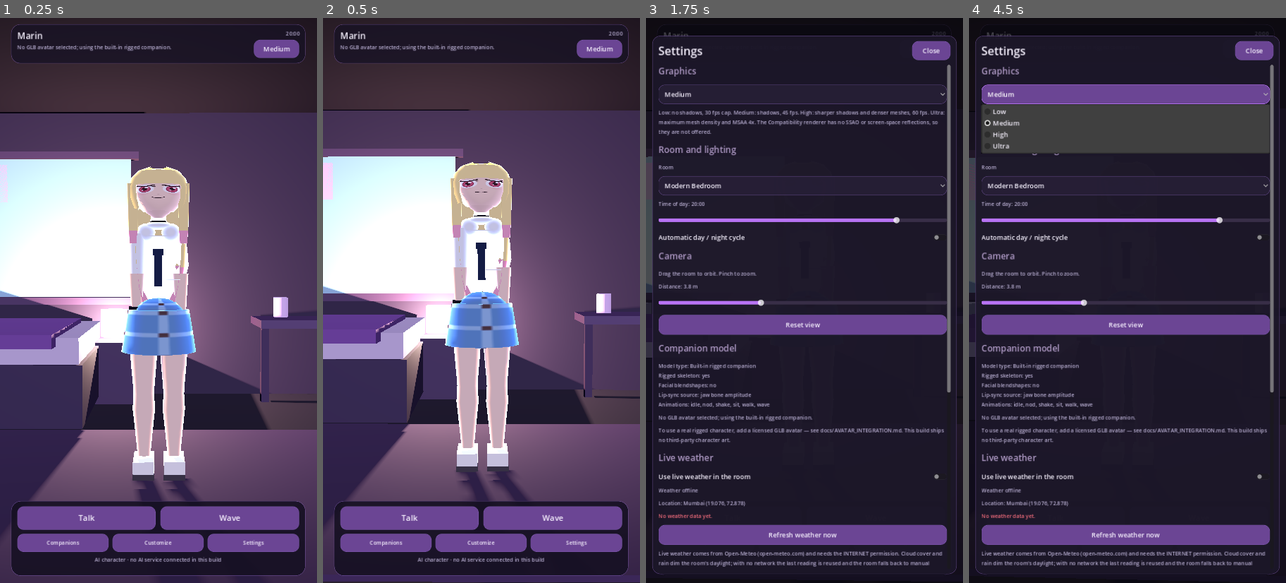
Above: before the commit, frames 1-4 (left to right).
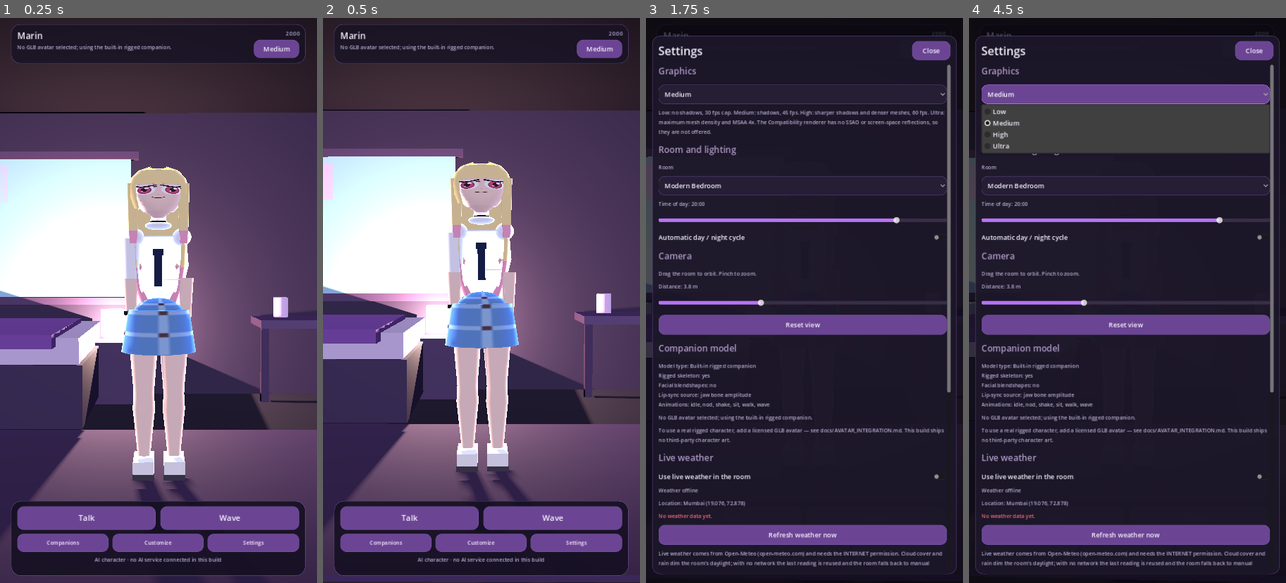
Above: after the commit, the same moments.

Repository: technicalnihilist-lgtm/waifu-world
Game: Godot game, scene res://scenes/main.tscn
Two runs of this game, one before a commit and one after it. Both use one fixed random seed, a clock stepped at 60 frames per second and the inputs below.
Inputs:
- Up to frame 1 (0.25 s): no input
- Up to frame 2 (0.5 s): no input
- Up to frame 3 (1.75 s): click "Medium" at 0.5 s; click "Talk" at 1.25 s
- Up to frame 4 (4.5 s): click "Wave" at 2 s; click "Companions" at 2.75 s; click "Customize" at 3.5 s; click "Medium" at 4.25 s

The runs differ from the first frame. In frame 1, 1.4% of the frame differs, in the area x 38-62%, y 26-77%; in frame 2, 1.3%; in frame 3, less than 0.1%; in frame 4, less than 0.1%.

Commit message:
fix(avatar): shoulders on the chest, small eyes, blown-out rim
The clavicle bones sat at x=0.05, almost on the spine, so the shoulder caps
rendered as two circles on her chest and the arms floated outside the body.
Clavicles moved out to 0.112 with the arm root at 0.042 beyond them.

Rim light halved (it was washing the white shirt to flat white) and the anime
eyes enlarged with a slightly lower eye line.

Diff:
--- a/scripts/avatar/anime_face.gd
+++ b/scripts/avatar/anime_face.gd
@@ -19,9 +19,9 @@
 const SIZE := 512
 const SUPERSAMPLE := 2
 
-const EYE_V := 0.545
+const EYE_V := 0.560
 const EYE_U := 0.556
-const EYE_SPACING := 0.088
+const EYE_SPACING := 0.092
 
 
 ## Builds one face texture for an expression.
@@ -90,8 +90,8 @@
 # --------------------------------------------------------------------------
 
 static func _eye_open(image: Image, cx: float, cy: float, iris: Color, line: Color) -> void:
-	var w := 30.0 * SUPERSAMPLE
-	var h := 36.0 * SUPERSAMPLE
+	var w := 36.0 * SUPERSAMPLE
+	var h := 43.0 * SUPERSAMPLE
 
 	# Eye socket shadow, then the sclera.
 	_ellipse(image, cx, cy, w * 1.06, h * 1.06, Color(0.98, 0.95, 0.95))
@@ -117,8 +117,8 @@
 
 
 static func _eye_closed(image: Image, cx: float, cy: float, _iris: Color, line: Color) -> void:
-	var w := 30.0 * SUPERSAMPLE
-	var h := 36.0 * SUPERSAMPLE
+	var w := 36.0 * SUPERSAMPLE
+	var h := 43.0 * SUPERSAMPLE
 	for i in 9:
 		var t := float(i) / 8.0
 		var x := cx + lerpf(-w, w, t)
@@ -127,8 +127,8 @@
 
 
 static func _eye_happy(image: Image, cx: float, cy: float, _iris: Color, line: Color) -> void:
-	var w := 30.0 * SUPERSAMPLE
-	var h := 36.0 * SUPERSAMPLE
+	var w := 36.0 * SUPERSAMPLE
+	var h := 43.0 * SUPERSAMPLE
 	for i in 9:
 		var t := float(i) / 8.0
 		var x := cx + lerpf(-w, w, t)
@@ -137,7 +137,7 @@
 
 
 static func _brow(image: Image, cx: float, cy: float, colour: Color) -> void:
-	var w := 28.0 * SUPERSAMPLE
+	var w := 32.0 * SUPERSAMPLE
 	for i in 7:
 		var t := float(i) / 6.0
 		var x := cx + lerpf(-w, w, t)
--- a/scripts/avatar/rigged_avatar.gd
+++ b/scripts/avatar/rigged_avatar.gd
@@ -46,12 +46,12 @@
 	{"name": "neck", "parent": "chest", "offset": Vector3(0.0, 0.22, 0.0)},
 	{"name": "head", "parent": "neck", "offset": Vector3(0.0, 0.09, 0.0)},
 	{"name": "jaw", "parent": "head", "offset": Vector3(0.0, -0.035, 0.03)},
-	{"name": "shoulder.L", "parent": "chest", "offset": Vector3(0.05, 0.185, 0.0)},
-	{"name": "upperarm.L", "parent": "shoulder.L", "offset": Vector3(0.075, 0.0, 0.0)},
+	{"name": "shoulder.L", "parent": "chest", "offset": Vector3(0.112, 0.158, 0.0)},
+	{"name": "upperarm.L", "parent": "shoulder.L", "offset": Vector3(0.042, 0.0, 0.0)},
 	{"name": "forearm.L", "parent": "upperarm.L", "offset": Vector3(0.0, -0.24, 0.0)},
 	{"name": "hand.L", "parent": "forearm.L", "offset": Vector3(0.0, -0.22, 0.0)},
-	{"name": "shoulder.R", "parent": "chest", "offset": Vector3(-0.05, 0.185, 0.0)},
-	{"name": "upperarm.R", "parent": "shoulder.R", "offset": Vector3(-0.075, 0.0, 0.0)},
+	{"name": "shoulder.R", "parent": "chest", "offset": Vector3(-0.112, 0.158, 0.0)},
+	{"name": "upperarm.R", "parent": "shoulder.R", "offset": Vector3(-0.042, 0.0, 0.0)},
 	{"name": "forearm.R", "parent": "upperarm.R", "offset": Vector3(0.0, -0.24, 0.0)},
 	{"name": "hand.R", "parent": "forearm.R", "offset": Vector3(0.0, -0.22, 0.0)},
 	{"name": "thigh.L", "parent": "hips", "offset": Vector3(0.085, -0.04, 0.0)},
@@ -373,7 +373,7 @@
 		{"y": -0.08, "rx": 0.150, "rz": 0.112},
 		{"y": 0.00, "rx": 0.170, "rz": 0.132},
 		{"y": 0.09, "rx": 0.163, "rz": 0.120},
-		{"y": 0.16, "rx": 0.150, "rz": 0.104},
+		{"y": 0.16, "rx": 0.158, "rz": 0.106},
 	]), _bone_position("chest", Vector3.ZERO))
 	_add_part("shirt", "chest", _sphere(Vector3(0.155, 0.05, 0.13)), _bone_position("chest", Vector3(0, 0.222, 0)))
 	_add_part("shirt", "shoulder.L", _sphere(Vector3(0.11, 0.10, 0.11)), _bone_position("shoulder.L", Vector3(0.02, 0, 0)))
@@ -812,8 +812,8 @@
 	material.diffuse_mode = BaseMaterial3D.DIFFUSE_TOON
 	material.specular_mode = BaseMaterial3D.SPECULAR_DISABLED
 	material.rim_enabled = true
-	material.rim = 0.45
-	material.rim_tint = 0.65
+	material.rim = 0.22
+	material.rim_tint = 0.5
 	return material
 
 
